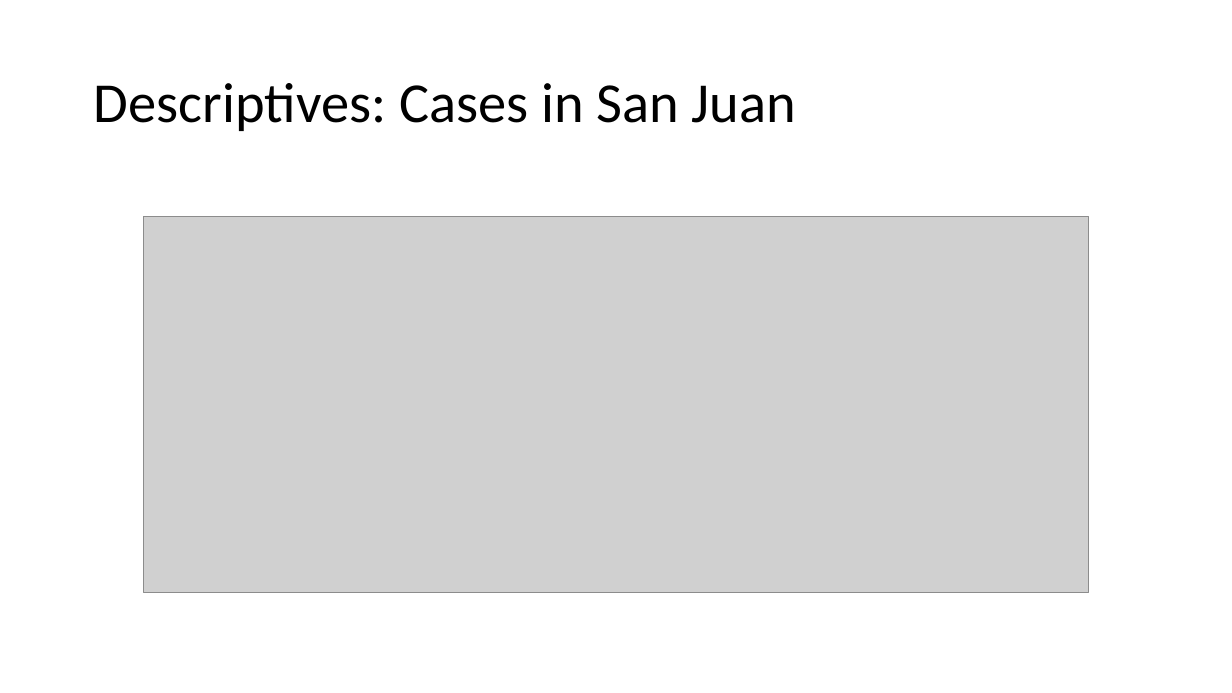
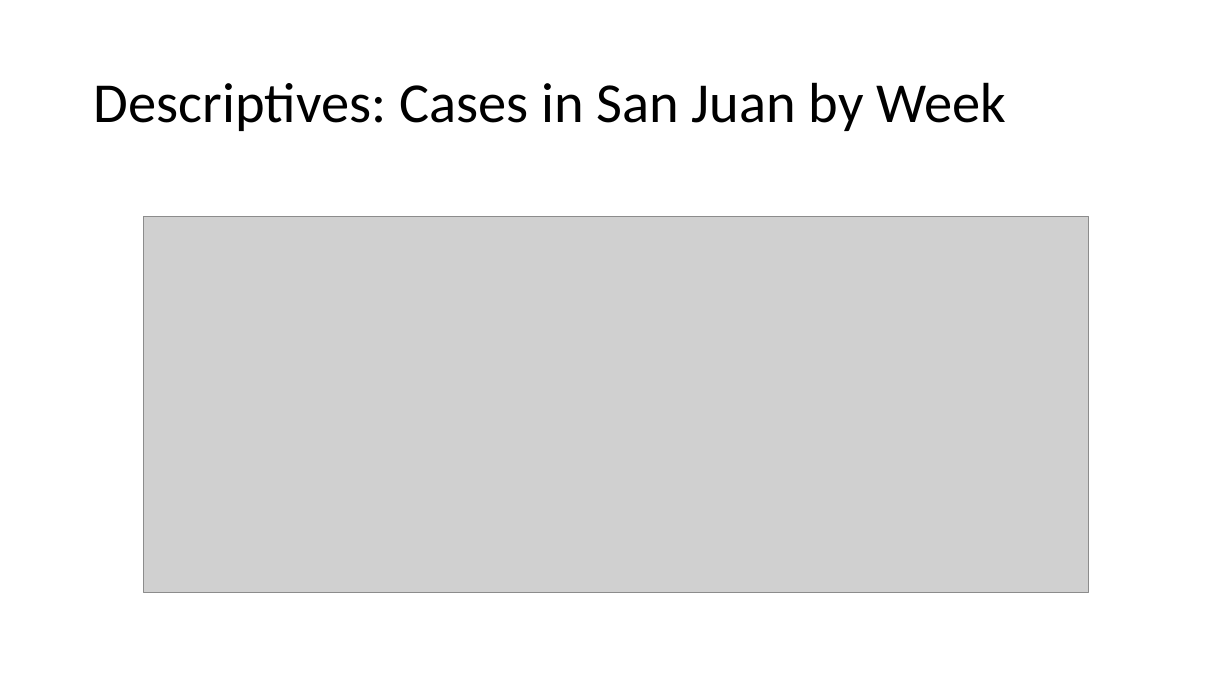
Before and after one commit to mariiader/adc_project, a slide deck: slide 6 of DengAI_PP.pptx. Drawn at 1232x693 pixels with LibreOffice and Linux fonts; fonts in the diff are those of the drawing; grey boxes stand for pictures. Boxes give left, top, right and bottom in pixels: in the first picture for what was removed or moved away, otherwise in the second. Text is boxed around its words. In the diff, an @@ line names an element or a change of style, - is before the commit and + after.

```diff
--- a/DengAI_PP.pptx
+++ b/DengAI_PP.pptx
@@ title at <box>94,82,1007,131</box>: text changed @@
-Descriptives: Cases in San Juan
+Descriptives: Cases in San Juan by Week
```
Also in this commit, not shown: 3 other slides changed, 1 slide added, 6 other files.
